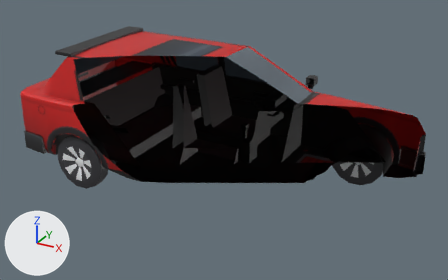
An edit to the glTF model examples/vehicle-playground/res/models/pica.glb, drawn before and after from the same camera.
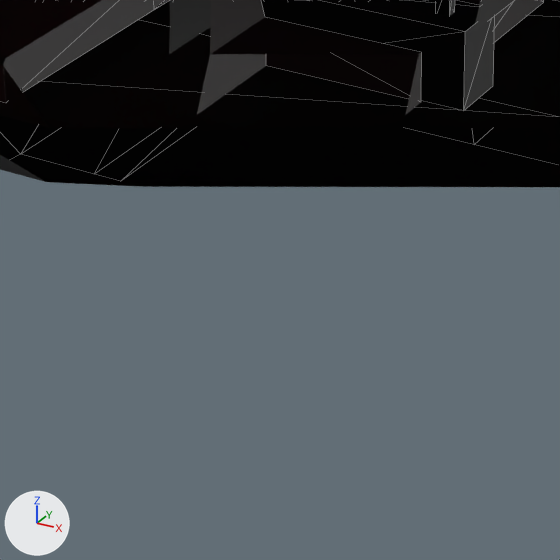
There are two pictures of each version: one whole from a 50 mm lens placed at (2.572, -4.627, 2.778), pointed at (0.02, 0.013, 0.458), one close up on the part from 29% to 61% of the width and 48% to 100% of the height. Arrows for +X, +Y and +Z are at lower left; the lights stay in place. The older version's two pictures come first. The close-ups show mesh edges as thin lines. Everything nearer to the camera than a plane just in front of the edit is cut away.

In view in the first close-up: 'body'.
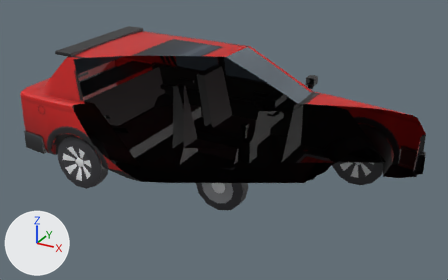
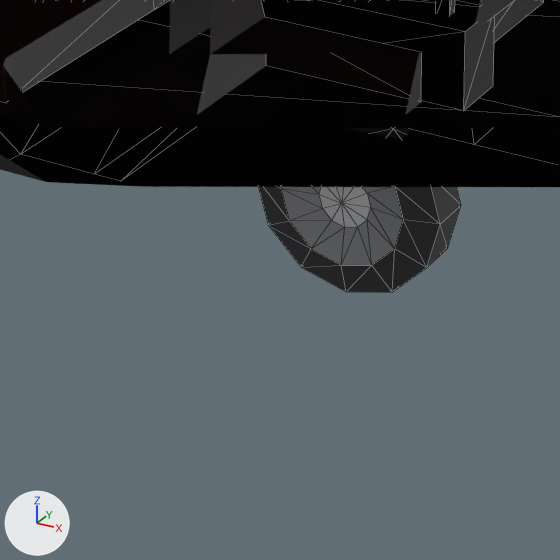
Diff of the bpy script that builds the scene:
```diff
--- a/examples/vehicle-playground/res/models/pica.glb.py
+++ b/examples/vehicle-playground/res/models/pica.glb.py
@@ mat_rim_motion_blur_001 @@
+mat_rim_motion_blur_001 = principled_material('rim motion blur.001')
+mat_rim_motion_blur_001.base_color = (0.34, 0.35, 0.37)  # grey #9ea0a4
@@ mat_rim_chrome_001 @@
+mat_rim_chrome_001 = principled_material('rim chrome.001')
+mat_rim_chrome_001.base_color = (0.78, 0.79, 0.81)  # white #e5e6e8
@@ mat_tyre_rubber_001 @@
+mat_tyre_rubber_001 = principled_material('tyre rubber.001')
+mat_tyre_rubber_001.base_color = (0.035, 0.035, 0.04)  # dark grey #353538
@@ me_wheel_blur_001 @@
+me_wheel_blur_001.from_pydata(...)  # 80 vertices, 144 faces; spans x -0.262..0.262, y -0.081..0.081, z -0.262..0.262
+# faces by material slot: [72, 48, 24]
+me_wheel_blur_001.materials.append(mat_tyre_rubber_001)  # dark grey #353538
+me_wheel_blur_001.materials.append(mat_rim_motion_blur_001)  # grey #9ea0a4
+me_wheel_blur_001.materials.append(mat_rim_chrome_001)  # white #e5e6e8
@@ ob_wheel_blur @@
+ob_wheel_blur = bpy.data.objects.new('wheel_blur', me_wheel_blur_001)
+ob_wheel_blur.location = (0.0, 0.0, 0.0)
```

Pixel boxes (x1, y1, x2, y2) of what changed, in the close-ups (560 x 560 px):
'wheel_blur', added: after (258, 128, 461, 292)
    faces in mat_tyre_rubber_001 (dark grey #353538): (258, 128, 461, 292)
    faces in mat_rim_motion_blur_001 (grey #9ea0a4): (281, 187, 403, 265)
    faces in mat_rim_chrome_001 (white #e5e6e8): (319, 187, 371, 227)
